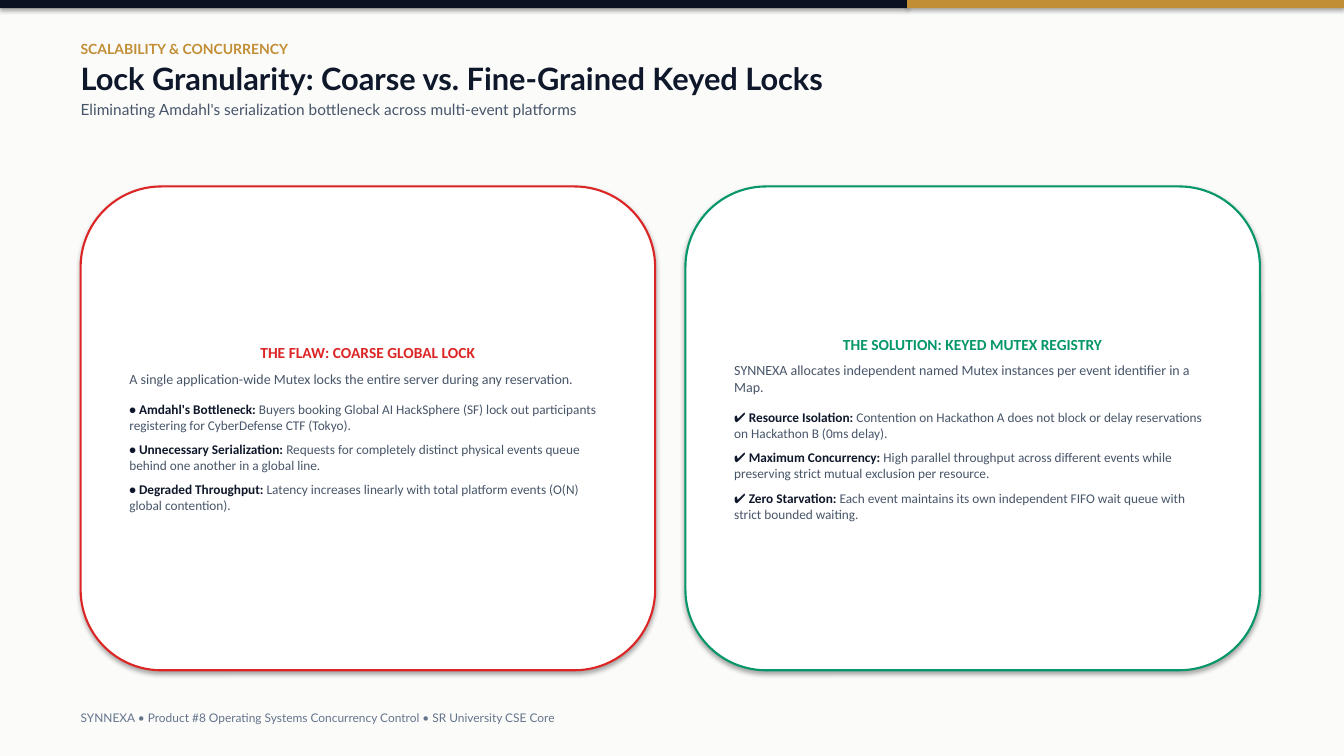
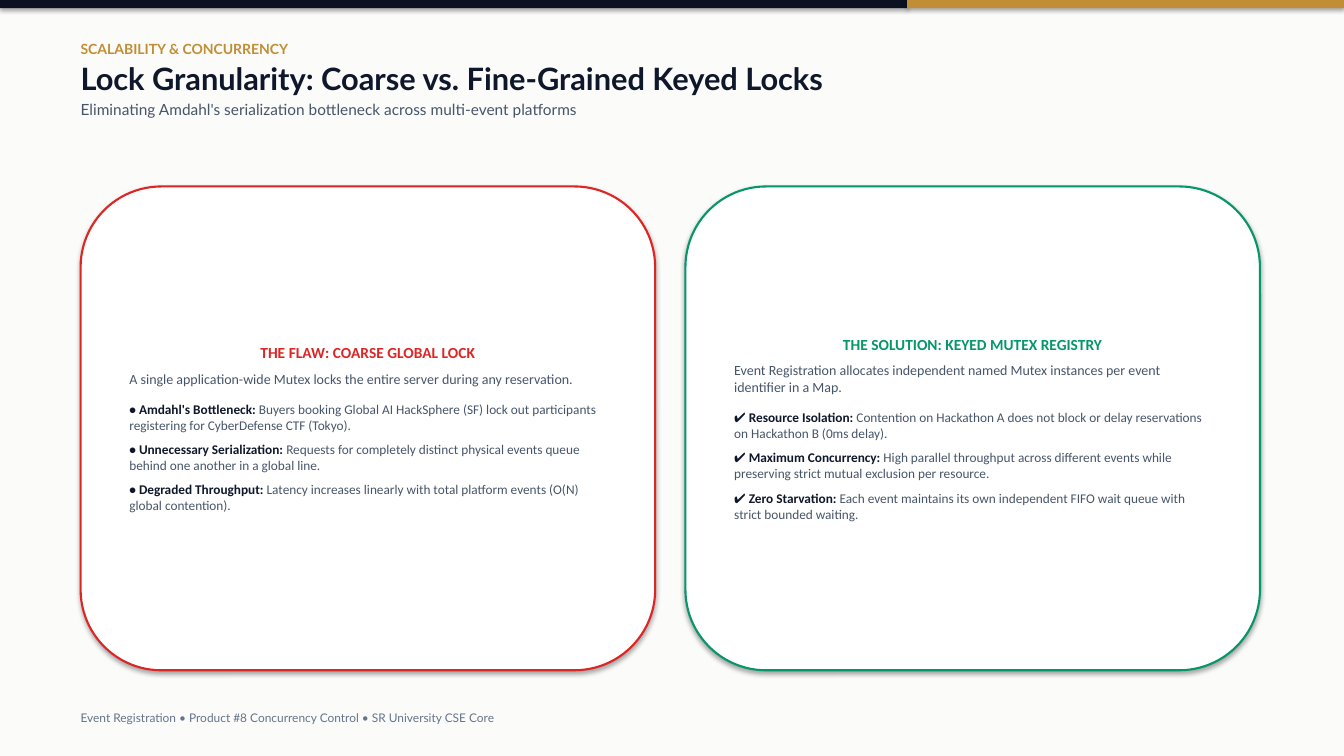
Before and after one commit to ShivaGanesh1080-ops/synnexa-os-concurrency, a slide deck: slide 7 of public/SYNNEXA_OS_Product8_Presentation.pptx. Drawn at 1344x756 pixels with LibreOffice and Linux fonts; fonts in the diff are those of the drawing. Boxes give left, top, right and bottom in pixels: in the first picture for what was removed or moved away, otherwise in the second. Text is boxed around its words. In the diff, an @@ line names an element or a change of style, - is before the commit and + after.

Commit message:
feat: rename branding to Event Registration across website, PPT, and report

```diff
--- a/public/SYNNEXA_OS_Product8_Presentation.pptx
+++ b/public/SYNNEXA_OS_Product8_Presentation.pptx
@@ text in rounded rectangle at [734,365,1160,395]: text changed @@
-SYNNEXA allocates independent named Mutex instances per event identifier in a Map.
+Event Registration allocates independent named Mutex instances per event identifier in a Map.
@@ text at [81,713,494,724]: text changed @@
-SYNNEXA • Product #8 Operating Systems Concurrency Control • SR University CSE Core
+Event Registration • Product #8 Concurrency Control • SR University CSE Core
```
Also in this commit, not shown: 13 other slides changed, 17 other files.
